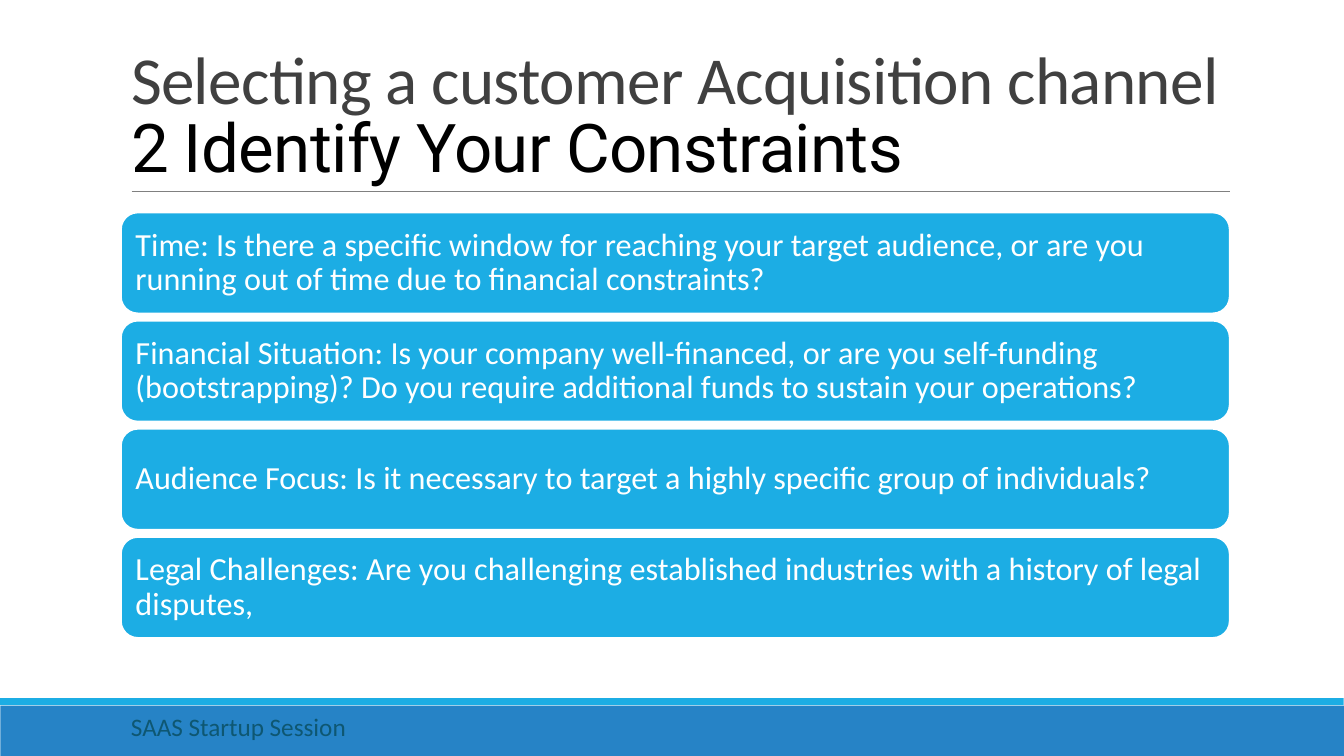
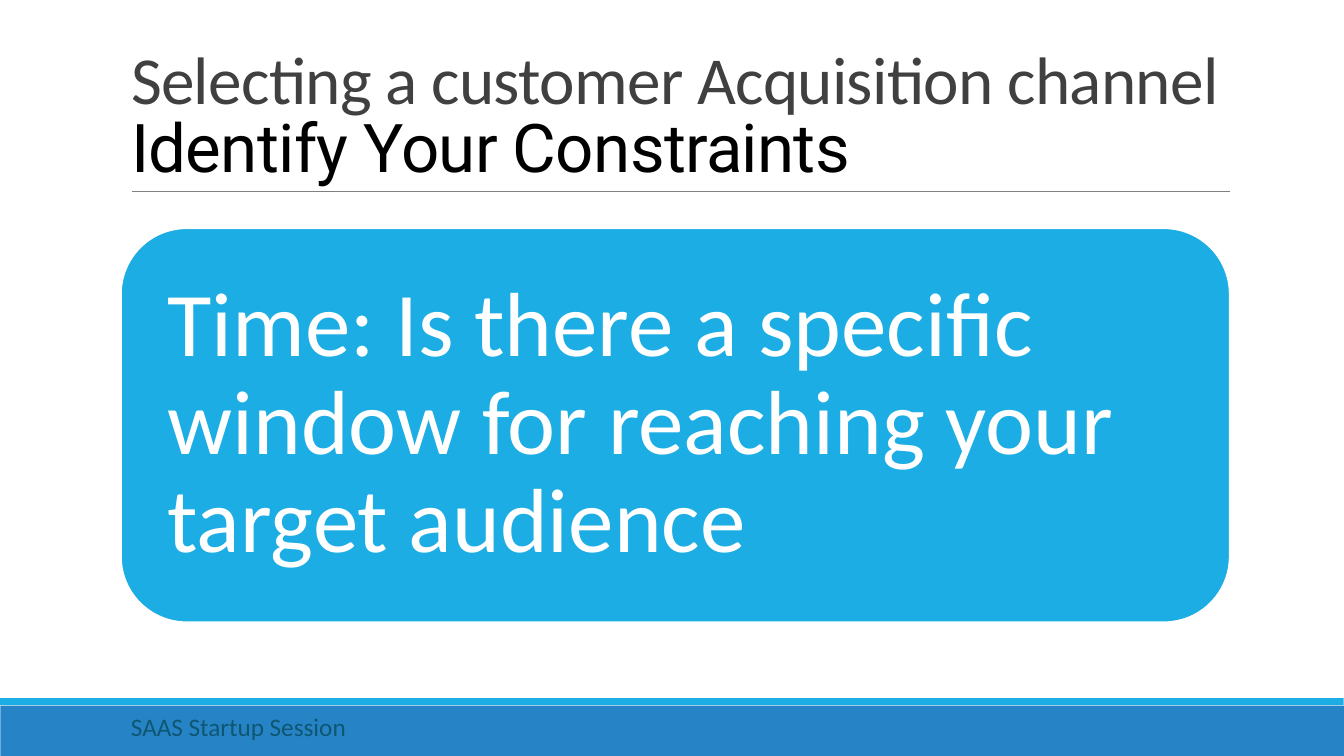
Before and after one commit to rishigujadhur1/Slides, a slide deck: slide 2 of Startups/Startup Session 1.pptx (slide 3 before the commit). Drawn at 1344x756 pixels with LibreOffice and Linux fonts; fonts in the diff are those of the drawing. Boxes give left, top, right and bottom in pixels: in the first picture for what was removed or moved away, otherwise in the second. Text is boxed around its words. In the diff, an @@ line names an element or a change of style, - is before the commit and + after.

```diff
--- a/Startups/Startup Session 1.pptx
+++ b/Startups/Startup Session 1.pptx
@@ title at [131,57,1219,187]: text changed @@
-Selecting a customer Acquisition channel
-2 Identify Your Constraints
+Selecting a customer Acquisition channel
+Identify Your Constraints
@@ rounded rectangle: place and size @@
-rounded rectangle at [121,321,1230,421]
+rounded rectangle at [121,228,1230,622]
@@ text at [168,292,1114,568]: text changed; size 23 to 65 pt @@
-Time: Is there a specific window for reaching your target audience, or are you running out of time due to financial constraints?
+Time: Is there a specific window for reaching your target audience
@@ group removed at [121,213,1230,638]: 3 rounded rectangles, 3 texts @@
-Financial Situation: Is your company well-financed, or are you self-funding (bootstrapping)? Do you require additional funds to sustain your operations?
-Audience Focus: Is it necessary to target a highly specific group of individuals?
-Legal Challenges: Are you challenging established industries with a history of legal disputes,
```
Also in this commit, not shown: 1 other slide changed, 2 slides added, 2 slides removed.
